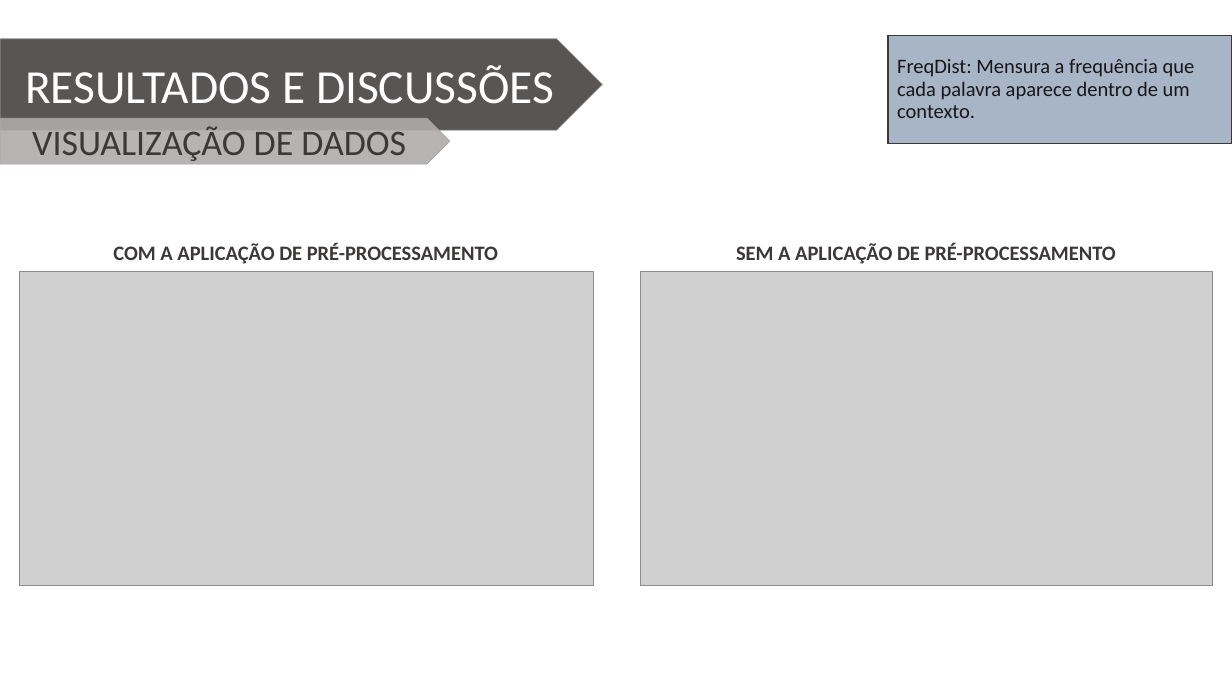
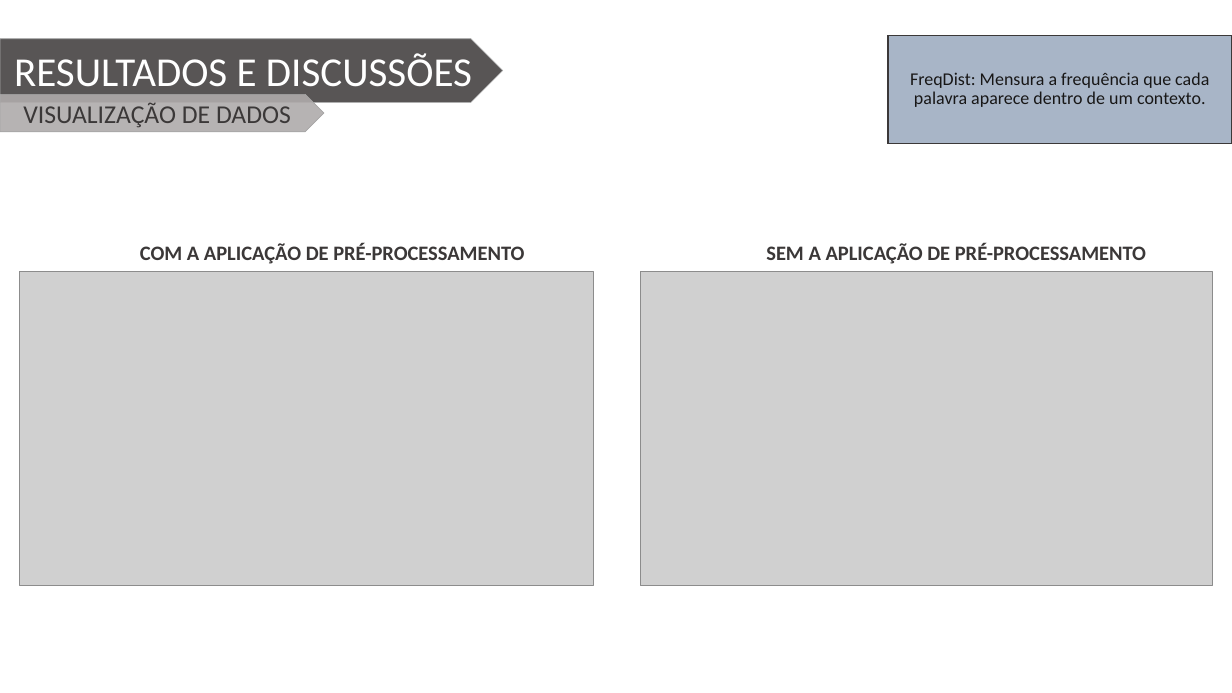
Before and after one commit to Wiryco/Natural-Language-Analysis-And-Processing, a slide deck: slide 9 of Apresentação TCC - Vinícius Andrade Lopes.pptx. Drawn at 1232x693 pixels with LibreOffice and Linux fonts; fonts in the diff are those of the drawing; grey boxes stand for pictures; background and template pictures are left out. Boxes give left, top, right and bottom in pixels: in the first picture for what was removed or moved away, otherwise in the second. Text is boxed around its words. In the diff, an @@ line names an element or a change of style, - is before the commit and + after.

```diff
--- a/Apresentação TCC - Vinícius Andrade Lopes.pptx
+++ b/Apresentação TCC - Vinícius Andrade Lopes.pptx
@@ pentagon arrow "RESULTADOS E DISCUSSÕES": place and size @@
-pentagon arrow "RESULTADOS E DISCUSSÕES" at (0,39,603,130)
+pentagon arrow "RESULTADOS E DISCUSSÕES" at (0,39,503,103)
@@ pentagon arrow "RESULTADOS E DISCUSSÕES" at (0,39,503,103): size 37 to 32 pt @@
@@ rectangle "FreqDist: Mensura a frequência que ..." at (888,36,1232,144): size 16 to 14 pt; alignment left to centre @@
@@ pentagon arrow "VISUALIZAÇÃO DE DADOS": place and size @@
-pentagon arrow "VISUALIZAÇÃO DE DADOS" at (0,118,450,165)
+pentagon arrow "VISUALIZAÇÃO DE DADOS" at (0,94,324,132)
@@ pentagon arrow "VISUALIZAÇÃO DE DADOS" at (0,94,324,132): size 28 to 20 pt @@
@@ text "COM A APLICAÇÃO DE PRÉ-PROCESSAMENTO": place and size @@
-text "COM A APLICAÇÃO DE PRÉ-PROCESSAMENTO" at (113,243,498,264)
+text "COM A APLICAÇÃO DE PRÉ-PROCESSAMENTO" at (140,243,524,264)
@@ text "SEM A APLICAÇÃO DE PRÉ-PROCESSAMENTO": place and size @@
-text "SEM A APLICAÇÃO DE PRÉ-PROCESSAMENTO" at (736,243,1116,264)
+text "SEM A APLICAÇÃO DE PRÉ-PROCESSAMENTO" at (766,243,1146,264)
```
Also in this commit, not shown: 8 other slides changed, 2 slides added, 2 other files.
